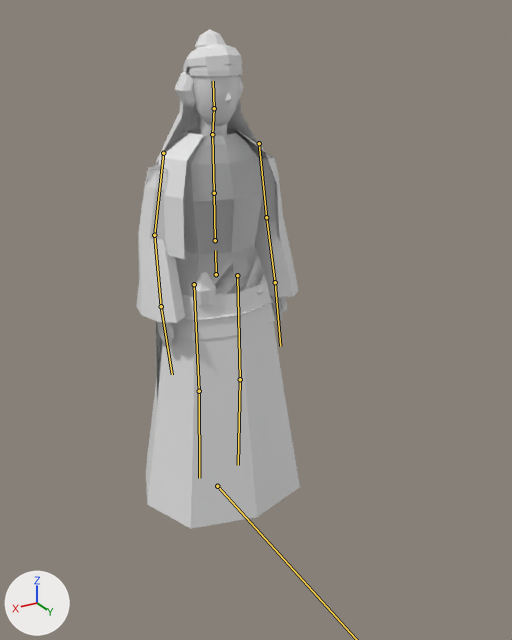
One commit to the glTF model actors/models/woman.glb: the scene before it, then after it.
Both versions are drawn from a 50 mm lens placed at (1.07, 2.051, 1.719), pointed at (-0.025, 0.226, 0.807). The lights are fixed; the arrows at lower left show +X, +Y and +Z. The older version comes first. The bones that change, and the others that lie on the model, are drawn over the model as lines.

In view in the first picture: 'woman_band', 'woman_base', 'woman_belt_things', 'woman_braid', 'woman_dress', 'woman_fillet', 'woman_gown', 'woman_jacket', 'woman_pinned', 'woman_shawl', 'woman_topknot', 'woman_veil'.
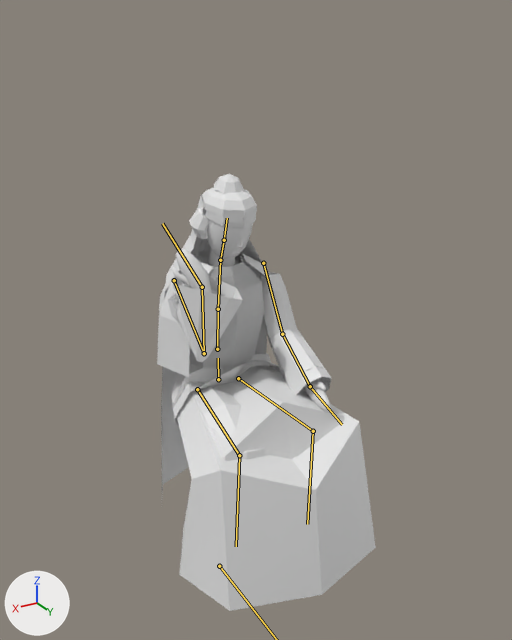
The newer file adds an action. The first version stands in its rest pose; the second is drawn at frame 30 of the action 'eat_bench-loop'.

Changed parts and their boxes [x1, y1, x2, y2] in the pictures (512 x 640 px):
'woman_dress', posed (27% wider)
    before: [136, 153, 300, 529]
    after: [168, 252, 376, 611]
'woman_gown', posed
    before: [175, 130, 267, 298]
    after: [193, 365, 344, 461]
'woman_veil', posed
    before: [156, 44, 258, 388]
    after: [161, 187, 267, 491]
'woman_base', posed
    before: [157, 64, 287, 348]
    after: [171, 189, 331, 413]
'woman_shawl', posed
    before: [157, 128, 280, 259]
    after: [157, 248, 278, 378]
'woman_pinned', posed
    before: [174, 72, 244, 107]
    after: [189, 208, 254, 240]
'woman_topknot', posed
    before: [195, 29, 226, 49]
    after: [213, 174, 244, 194]
'woman_fillet', posed
    before: [183, 70, 242, 133]
    after: [192, 211, 256, 255]
'woman_band', posed
    before: [187, 60, 242, 74]
    after: [205, 210, 256, 226]
'woman_braid', posed (mostly hidden)
    before: [190, 106, 200, 130]
    after: [198, 239, 210, 254]
bone 'spine', root to tip
    before: (215, 240) to (214, 193)
    after: (217, 349) to (218, 309)
bone 'chest', root to tip
    before: (214, 193) to (212, 134)
    after: (218, 309) to (220, 260)
bone 'neck', root to tip
    before: (212, 134) to (214, 108)
    after: (220, 260) to (224, 240)
bone 'head', root to tip
    before: (214, 108) to (213, 81)
    after: (224, 240) to (227, 218)
bone 'upper_arm_l', root to tip
    before: (259, 143) to (266, 217)
    after: (263, 263) to (282, 334)
bone 'forearm_l', root to tip
    before: (266, 217) to (275, 282)
    after: (282, 334) to (310, 386)
bone 'hand_l', root to tip
    before: (275, 282) to (280, 346)
    after: (310, 386) to (342, 424)
bone 'upper_arm_r', root to tip
    before: (163, 153) to (154, 235)
    after: (174, 280) to (204, 353)
bone 'forearm_r', root to tip
    before: (154, 235) to (161, 306)
    after: (204, 353) to (202, 287)
bone 'hand_r', root to tip
    before: (161, 306) to (172, 374)
    after: (202, 287) to (162, 223)
bone 'thigh_l', root to tip
    before: (237, 275) to (240, 379)
    after: (238, 378) to (313, 431)
bone 'shin_l', root to tip
    before: (240, 379) to (238, 465)
    after: (313, 431) to (307, 524)
bone 'thigh_r', root to tip
    before: (194, 284) to (199, 391)
    after: (197, 389) to (239, 455)
bone 'shin_r', root to tip
    before: (199, 391) to (199, 478)
    after: (239, 455) to (236, 546)

What the commit changed:
Bone 'root' (bone_root) moves from (0.0, 0.0, 0.0) to (0.0, 0.0, -0.406).
Bone 'spine' (bone_spine) turns from (0, 0, 0) to (-4, 0, 0) degrees about its own x, y and z.
Bone 'chest' (bone_chest) turns from (0, 0, 0) to (-4, 0, 0) degrees about its own x, y and z.
Bone 'neck' (bone_neck) turns from (0, 0, 0) to (-3, 0, 0) degrees about its own x, y and z.
Bone 'head' (bone_head) turns from (0, 0, 0) to (-4, 0, 0) degrees about its own x, y and z.
Bone 'upper_arm_l' (bone_upper_arm_l) turns from (0, 0, 0) to (29, -3, -9) degrees about its own x, y and z.
Bone 'forearm_l' (bone_forearm_l) turns from (0, 0, 0) to (30, 9, -3) degrees about its own x, y and z.
Bone 'hand_l' (bone_hand_l) turns from (0, 0, 0) to (22, 0, 0) degrees about its own x, y and z.
Bone 'upper_arm_r' (bone_upper_arm_r) turns from (0, 0, 0) to (34, -27, 10) degrees about its own x, y and z.
Bone 'forearm_r' (bone_forearm_r) turns from (0, 0, 0) to (138, -24, 10) degrees about its own x, y and z.
Bone 'hand_r' (bone_hand_r) turns from (0, 0, 0) to (30, 0, -1) degrees about its own x, y and z.
Bone 'thigh_l' (bone_thigh_l) turns from (0, 0, 0) to (84, -8, 0) degrees about its own x, y and z.
Bone 'shin_l' (bone_shin_l) turns from (0, 0, 0) to (-82, 0, 0) degrees about its own x, y and z.
Bone 'thigh_r' (bone_thigh_r) turns from (0, 0, 0) to (84, 8, 0) degrees about its own x, y and z.
Bone 'shin_r' (bone_shin_r) turns from (0, 0, 0) to (-86, 0, 0) degrees about its own x, y and z.
